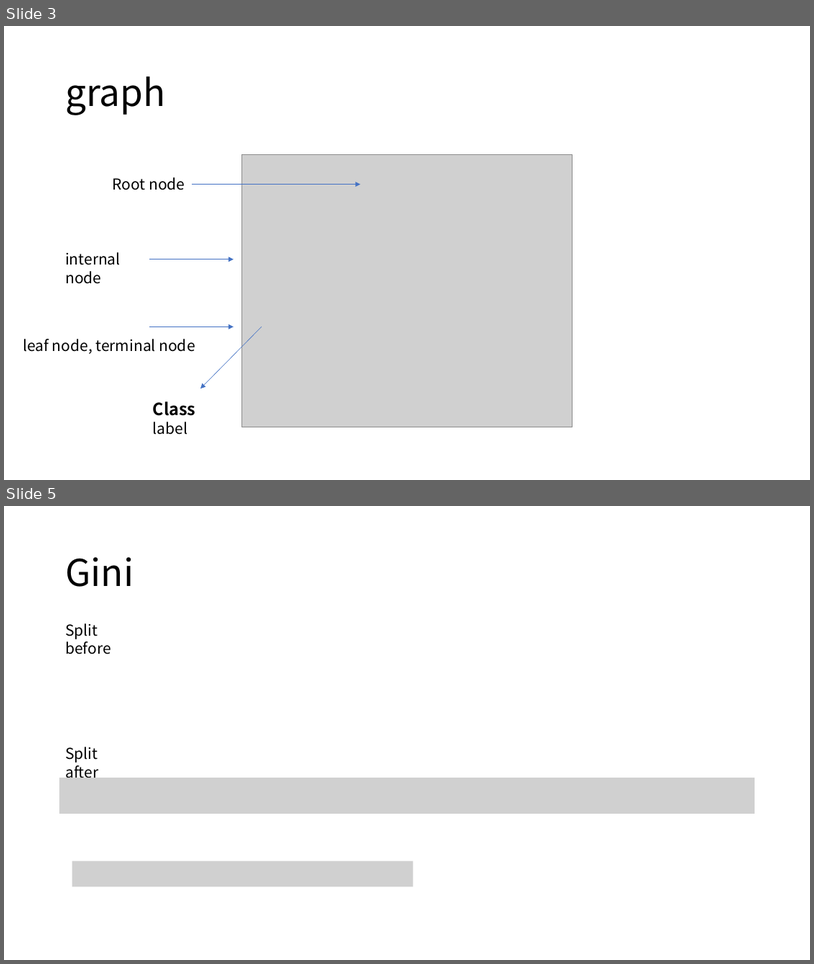
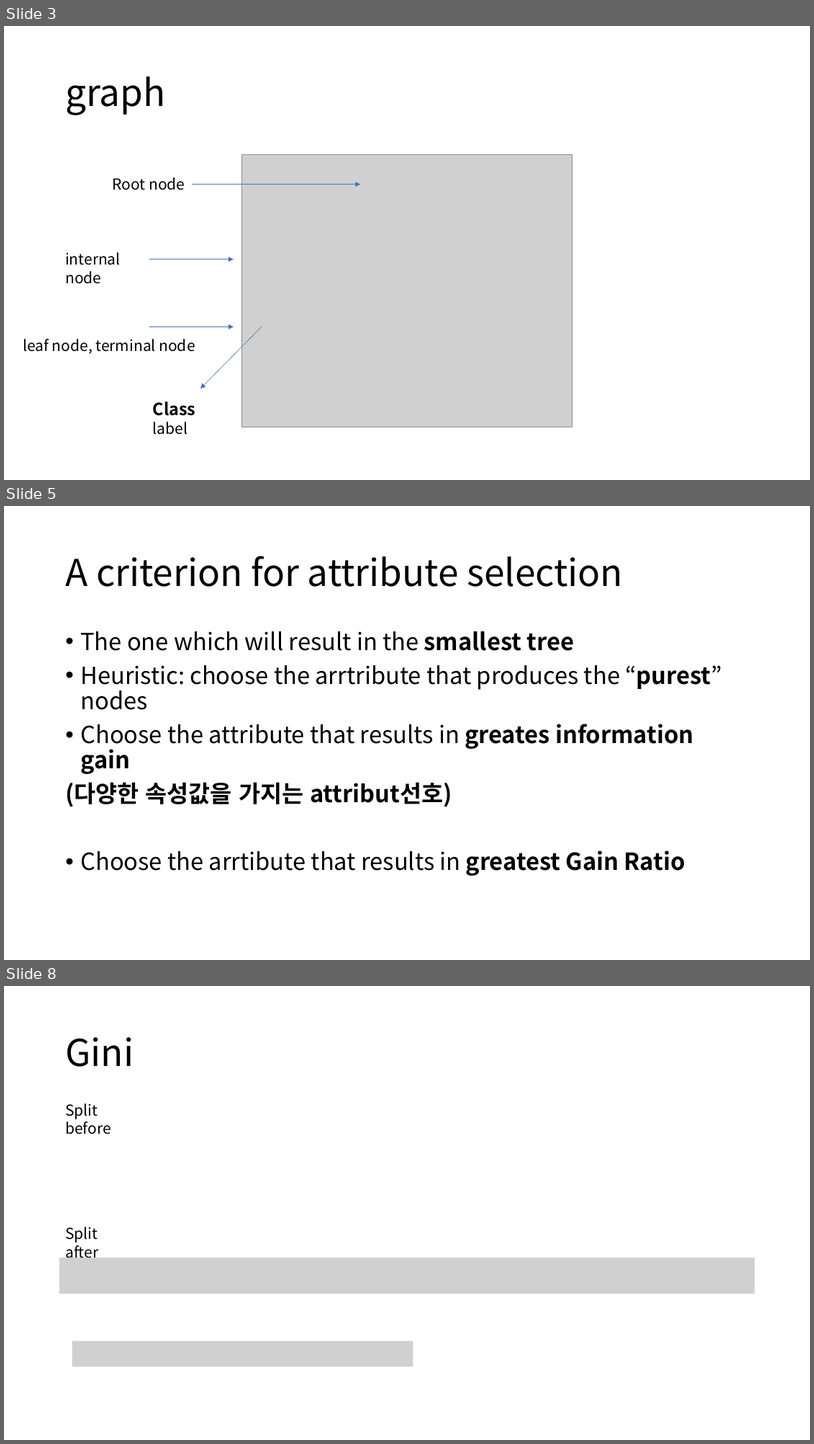
Before and after one commit to gudrb/machine_learning_class, a slide deck: Decision tree.pptx. Shown one above the other, each under a label of ours: slides 3 and 5 before the commit, slides 3, 5 and 8 after it; the slides between them are not shown. The pictures are 814x964 and 814x1444 pixels, drawn with LibreOffice and Linux fonts; fonts in the diff are those of the drawing; grey boxes stand for pictures. Boxes give left, top, right and bottom in pixels: in the first picture for what was removed or moved away, otherwise in the second. Text is boxed around its words. In the diff, an @@ line names an element or a change of style, - is before the commit and + after.

```diff
--- a/Decision tree.pptx
+++ b/Decision tree.pptx
@@ slide 5 added at [4, 506, 810, 960], background #FFFFFF @@
@@ title added at [65, 556, 623, 587], 44 pt, text #000000 @@
+A criterion for attribute selection
@@ text added at [65, 631, 722, 875], 28 pt, text #000000 @@
+• The one which will result in the smallest tree
+• Heuristic: choose the arrtribute that produces the “purest” nodes
+• Choose the attribute that results in greates information gain
+(다양한 속성값을 가지는 attribut선호)
+• Choose the arrtibute that results in greatest Gain Ratio
@@ what was slide 5 is now slide 8 @@
```
Also in this commit, not shown: 1 slide changed, 3 other slides added.
